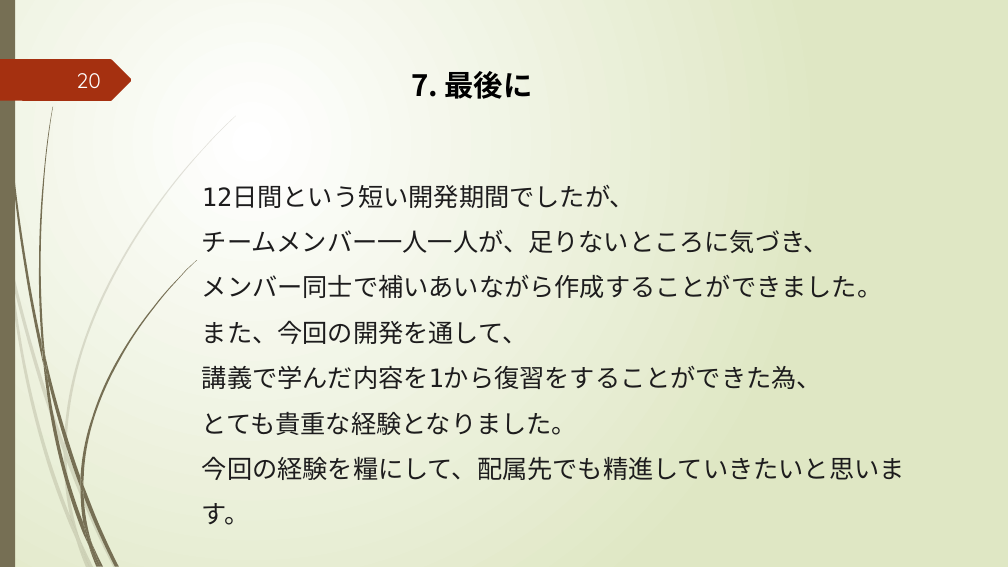
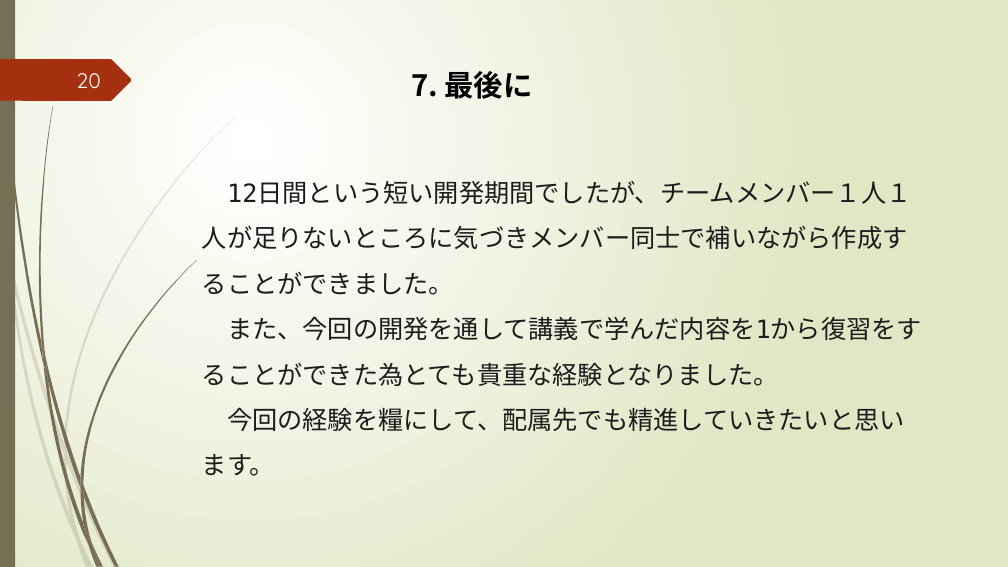
Before and after one commit to k-kuru/team_develop, a slide deck: slide 20 of 05_チーム開発演習_発表会資料/05_チーム開発演習_発表会資料_チーム3.pptx. Drawn at 1008x567 pixels with LibreOffice and Linux fonts; fonts in the diff are those of the drawing. Boxes give left, top, right and bottom in pixels: in the first picture for what was removed or moved away, otherwise in the second. Text is boxed around its words. In the diff, an @@ line names an element or a change of style, - is before the commit and + after.

```diff
--- a/05_チーム開発演習_発表会資料/05_チーム開発演習_発表会資料_チーム3.pptx
+++ b/05_チーム開発演習_発表会資料/05_チーム開発演習_発表会資料_チーム3.pptx
@@ text at (202, 181, 922, 386): text changed @@
-12日間という短い開発期間でしたが、
-チームメンバー一人一人が、足りないところに気づき、
-メンバー同士で補いあいながら作成することができました。
-また、今回の開発を通して、
-講義で学んだ内容を1から復習をすることができた為、
-とても貴重な経験となりました。
+12日間という短い開発期間でしたが、チームメンバー１人１人が足りないところに気づきメンバー同士で補いながら作成することができました。
+また、今回の開発を通して講義で学んだ内容を1から復習をすることができた為とても貴重な経験となりました。
```
Also in this commit, not shown: 9 other slides changed.
